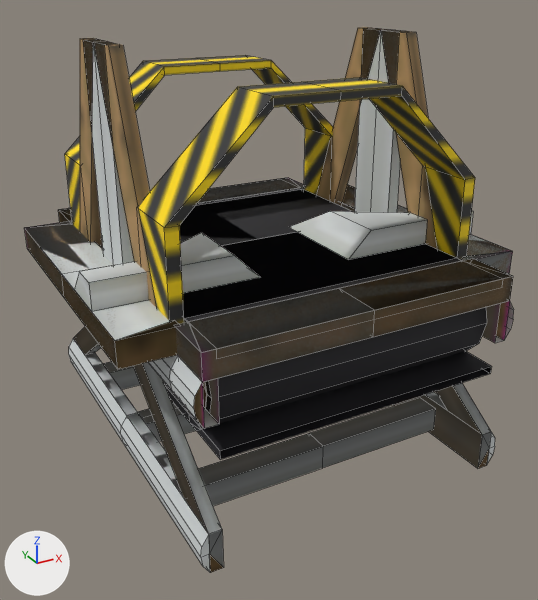
Renders of the OBJ model resources/assets/taam/models/block/conveyor.obj from each side of a commit.
The view is the same before and after, from a 50 mm camera at (-0.344, -2.095, 1.131) aimed at (0.497, -0.565, 0.366). The lights are fixed; the arrows at lower left show +X, +Y and +Z. Mesh edges are drawn as thin lines. Where no turn or scale is listed for an object, it has been applied to the vertices.

Names of what the first picture shows: 'ConveyorHighThroughput_Framing_Alu_chtpmdl_alu', 'ConveyorLeftCap_Wood_cecmdl_wood', 'ConveyorRightCap_Alu_cecmdl_alu', 'ConveyorRightCap_Wood_cecmdl_wood', 'ConveyorRoundBeginCap_Wood_cecmdl_wood', 'ConveyorRoundEndCap_Alu_cecmdl_alu', 'ConveyorRoundEndCap_Wood_cecmdl_wood', 'ConveyorRoundEnd_Walz_Wood_cwalzmdl_wood', 'ConveyorRoundEnd_crmdl', 'ConveyorStraightBegin_csmdl', 'ConveyorStraightEnd_Framing_Wood_csfmdl_wood', 'ConveyorStraightEnd_csmdl', 'ConveyorSupportAbove_Alu_samdl_alu', 'ConveyorSupportAbove_Wood_samdl_wood', 'RedirectorLeft_crdrmdl_l', 'RedirectorRight_crdrmdl_r', 'Support_Alu_smdl_alu', 'Support_Wood_smdl_wood'.
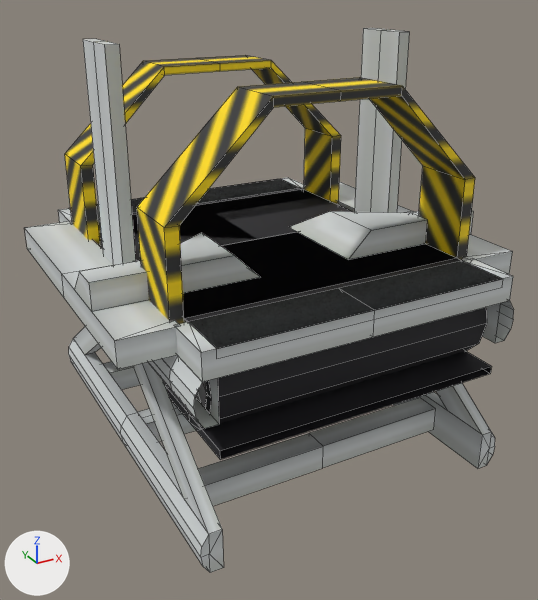
Commit message: Remove obsolete wood pieces from conveyor model

Scene script edits in JSON lines:
```json
{"op": "remove", "block": "ob_conveyorleftcap_wood_cecmdl_wood", "code": ["ob_conveyorleftcap_wood_cecmdl_wood = bpy.data.objects.new('ConveyorLeftCap_Wood_cecmdl_wood', me_conveyorleftcap_wood_cecmdl_wood)", "ob_conveyorleftcap_wood_cecmdl_wood.location = (0.0, 0.0, 0.0)"]}
{"op": "remove", "block": "ob_conveyorrightcap_wood_cecmdl_wood", "code": ["ob_conveyorrightcap_wood_cecmdl_wood = bpy.data.objects.new('ConveyorRightCap_Wood_cecmdl_wood', me_conveyorrightcap_wood_cecmdl_wood)", "ob_conveyorrightcap_wood_cecmdl_wood.location = (0.0, 0.0, 0.0)"]}
{"op": "remove", "block": "ob_conveyorroundbegincap_wood_cecmdl_wood", "code": ["ob_conveyorroundbegincap_wood_cecmdl_wood = bpy.data.objects.new('ConveyorRoundBeginCap_Wood_cecmdl_wood', me_conveyorroundbegincap_wood_cecmdl_wood)", "ob_conveyorroundbegincap_wood_cecmdl_wood.location = (0.0, 0.0, 0.0)"]}
{"op": "remove", "block": "ob_conveyorroundend_walz_wood_cwalzmdl_wood", "code": ["ob_conveyorroundend_walz_wood_cwalzmdl_wood = bpy.data.objects.new('ConveyorRoundEnd_Walz_Wood_cwalzmdl_wood', me_conveyorroundend_walz_wood_cwalzmdl_wood)", "ob_conveyorroundend_walz_wood_cwalzmdl_wood.location = (0.0, 0.0, 0.0)"]}
{"op": "remove", "block": "ob_conveyorroundendcap_wood_cecmdl_wood", "code": ["ob_conveyorroundendcap_wood_cecmdl_wood = bpy.data.objects.new('ConveyorRoundEndCap_Wood_cecmdl_wood', me_conveyorroundendcap_wood_cecmdl_wood)", "ob_conveyorroundendcap_wood_cecmdl_wood.location = (0.0, 0.0, 0.0)"]}
{"op": "remove", "block": "ob_conveyorstraightend_framing_wood_csfmdl_wood", "code": ["ob_conveyorstraightend_framing_wood_csfmdl_wood = bpy.data.objects.new('ConveyorStraightEnd_Framing_Wood_csfmdl_wood', me_conveyorstraightend_framing_wood_csfmdl_wood)", "ob_conveyorstraightend_framing_wood_csfmdl_wood.location = (0.0, 0.0, 0.0)"]}
{"op": "remove", "block": "ob_conveyorsupportabove_wood_samdl_wood", "code": ["ob_conveyorsupportabove_wood_samdl_wood = bpy.data.objects.new('ConveyorSupportAbove_Wood_samdl_wood', me_conveyorsupportabove_wood_samdl_wood)", "ob_conveyorsupportabove_wood_samdl_wood.location = (0.0, 0.0, 0.0)"]}
{"op": "remove", "block": "ob_support_wood_smdl_wood", "code": ["ob_support_wood_smdl_wood = bpy.data.objects.new('Support_Wood_smdl_wood', me_support_wood_smdl_wood)", "ob_support_wood_smdl_wood.location = (0.0, 0.0, 0.0)"]}
```

Location of each change, (x1, y1, x2, y2) in pixels of the pictures (538 x 600 px):
```json
{"object": "ConveyorSupportAbove_Wood_samdl_wood", "change": "deleted", "before": [80, 27, 437, 307], "on screen": "brown"}
{"object": "ConveyorRoundEndCap_Wood_cecmdl_wood", "change": "deleted", "before": [176, 258, 513, 382]}
{"object": "ConveyorRightCap_Wood_cecmdl_wood", "change": "deleted", "before": [26, 225, 179, 369], "on screen": "brown"}
{"object": "ConveyorLeftCap_Wood_cecmdl_wood", "change": "deleted", "before": [341, 185, 513, 273]}
{"object": "ConveyorStraightEnd_Framing_Wood_csfmdl_wood", "change": "deleted", "before": [194, 301, 510, 428]}
{"object": "ConveyorRoundBeginCap_Wood_cecmdl_wood", "change": "deleted", "before": [58, 179, 295, 222]}
{"object": "Support_Wood_smdl_wood", "change": "deleted", "before": [209, 450, 489, 573]}
{"object": "ConveyorRoundEnd_Walz_Wood_cwalzmdl_wood", "change": "deleted", "before": [202, 382, 207, 408]}
{"object": "ConveyorRoundEndCap_Alu_cecmdl_alu", "change": "unchanged, uncovered by the edit", "before": [174, 261, 512, 382], "after": [174, 259, 513, 382]}
```
